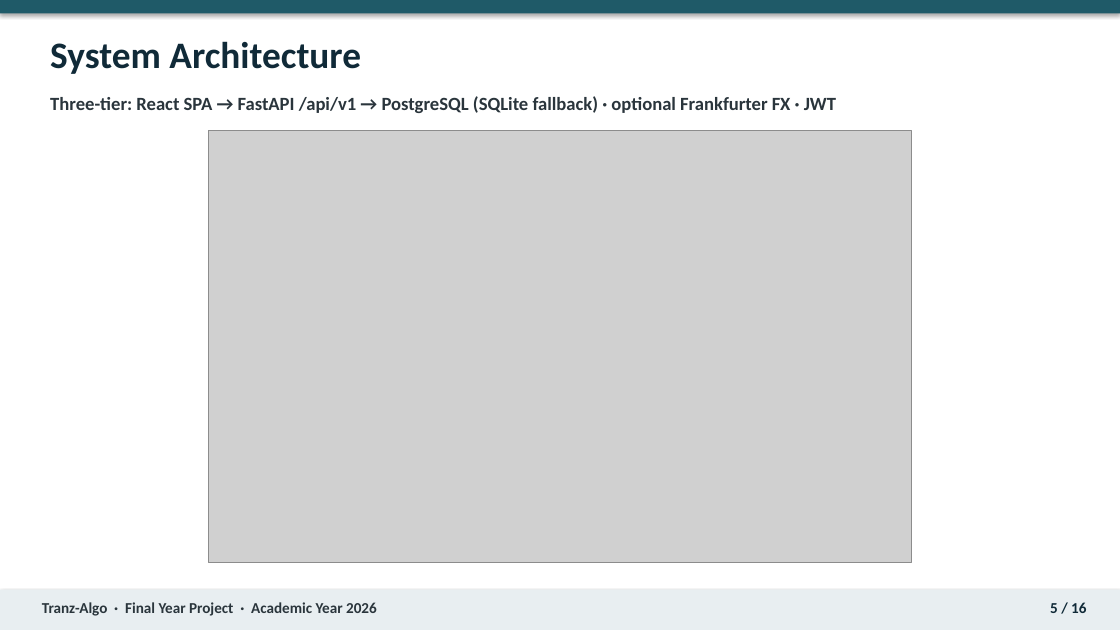
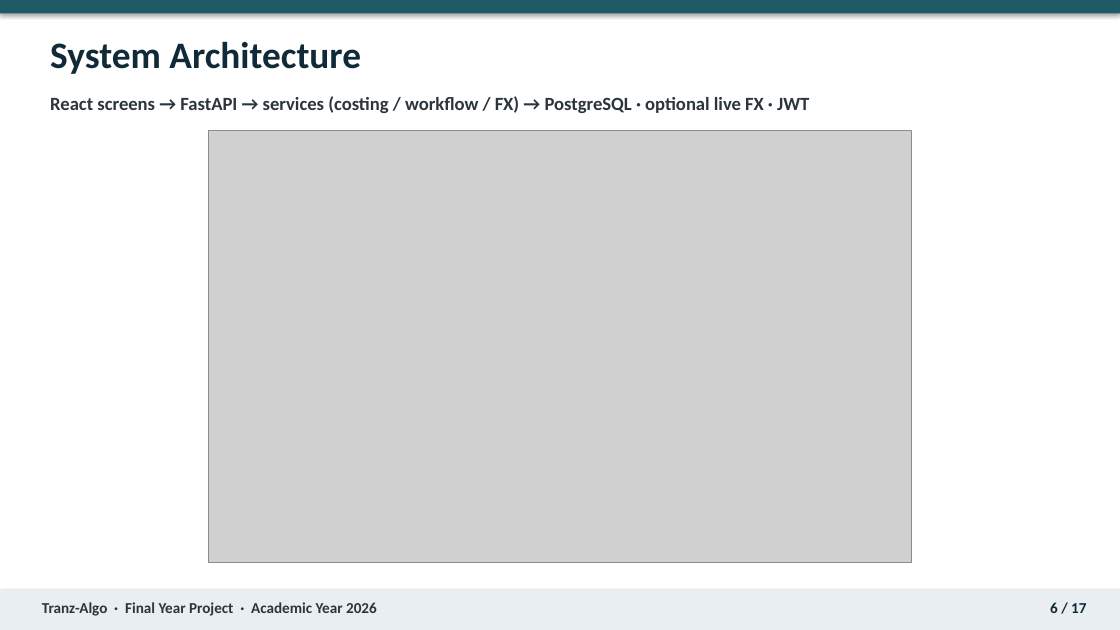
Before and after one commit to Nixon-Shibuchi/Tranz-Algo, a slide deck: slide 6 of docs/report/Tranz-Algo_Final_Year_Project_Presentation_2026.pptx (slide 5 before the commit). Drawn at 1120x630 pixels with LibreOffice and Linux fonts; fonts in the diff are those of the drawing; grey boxes stand for pictures. Boxes give left, top, right and bottom in pixels: in the first picture for what was removed or moved away, otherwise in the second. Text is boxed around its words. In the diff, an @@ line names an element or a change of style, - is before the commit and + after.

```diff
--- a/docs/report/Tranz-Algo_Final_Year_Project_Presentation_2026.pptx
+++ b/docs/report/Tranz-Algo_Final_Year_Project_Presentation_2026.pptx
@@ text at box(50, 96, 809, 113): text changed @@
-Three-tier: React SPA → FastAPI /api/v1 → PostgreSQL (SQLite fallback) · optional Frankfurter FX · JWT
+React screens → FastAPI → services (costing / workflow / FX) → PostgreSQL · optional live FX · JWT
@@ text at box(1050, 602, 1086, 613): text changed @@
-5 / 16
+6 / 17
```
Also in this commit, not shown: 13 other slides changed, 1 slide added, 39 other files.
